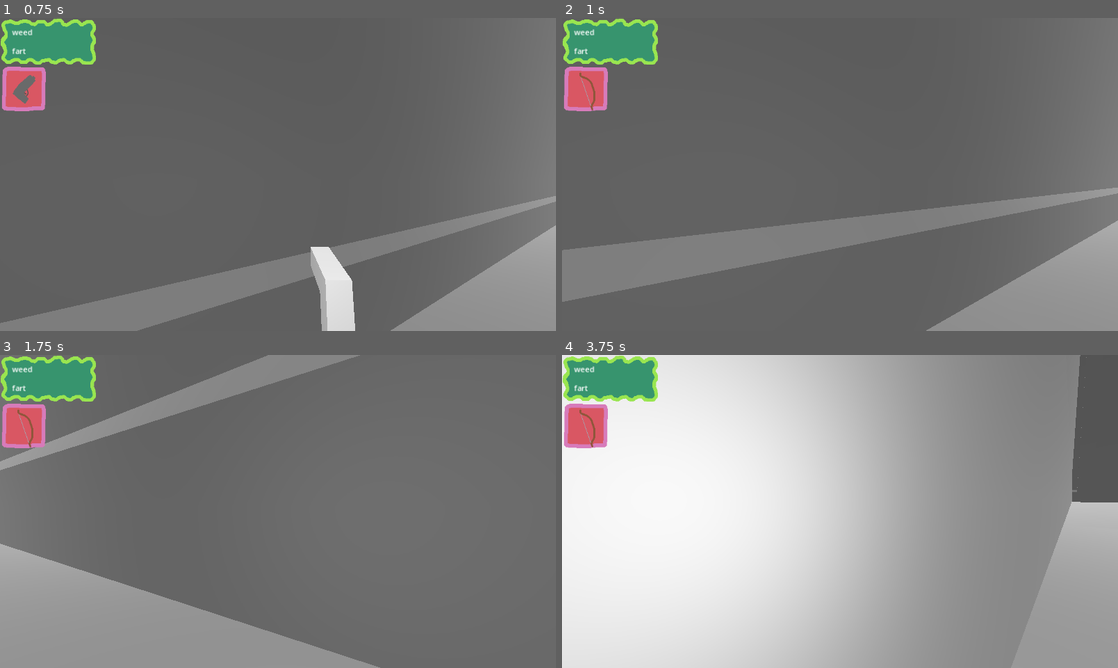
Above: before the commit, frames 1-4 (two rows, left to right).
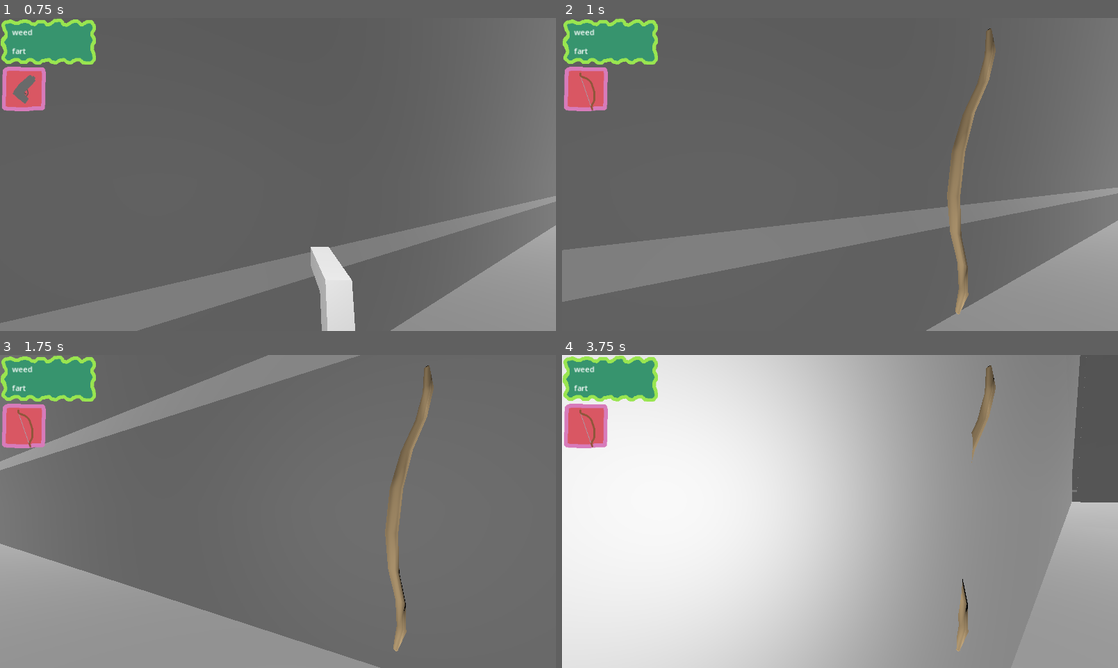
Above: after the commit, the same moments.

Repository: xXLarryTFVWXx/attack-of-the-war-fighter-inners
Game: Godot game, scene res://scenes/maps/bedroom.tscn
Two runs of this game, one before a commit and one after it. Both use one fixed random seed, a clock stepped at 60 frames per second and the inputs below.
Inputs (mouse positions are in pixels of both pictures, inside the frame that each line leads up to):
- Up to frame 1 (0.75 s): tap Enter at 0.5 s; move the mouse to (305, 174) at 0.52 s; hold W (goforward) from 0.53 s (still down); hold Right mouse button (action) from 0.53 s (still down)
- Up to frame 2 (1 s): keep holding W (goforward); keep holding Right mouse button (action); tap Space (jump) at 0.77 s; tap Mouse wheel down (switch_weap_down) at 0.8 s
- Up to frame 3 (1.75 s): keep holding W (goforward); move the mouse to (250, 511) at 1.27 s; release Right mouse button (action) at 1.28 s; tap Mouse wheel down (switch_weap_down) at 1.35 s; tap Space (jump) at 1.52 s; tap Mouse wheel up (switch_weap_up) at 1.55 s
- Up to frame 4 (3.75 s): keep holding W (goforward); move the mouse to (851, 505) at 2.02 s; hold Mouse wheel up (switch_weap_up) 2.03-2.78 s; right-click (851, 505) at 2.3 s; tap Space (jump) at 2.75, 3.02 s; move the mouse to (834, 517) at 2.77 s; right-click (834, 517) at 2.85 s; tap Mouse wheel down (switch_weap_down) at 3.05 s; tap Enter at 3.5 s; move the mouse to (878, 514) at 3.52 s; hold Ctrl (crouch) from 3.53 s (still down)

Frame 1 is identical in both runs. In frame 2, 1.7% of the frame differs, in the area x 69-78%, y 3-95%; in frame 3, 1.8%; in frame 4, 0.7%.

Commit message:
Bow shows up again.

Diff:
--- a/code/hud.gd
+++ b/code/hud.gd
@@ -1,8 +1,8 @@
 extends Control
 var ammo:Label
 var weap:TextureRect
-var ammoCount =0
-var ammoTop= 0
+var ammoCount = 0
+var ammoTop = 0
 func _ready():
 	ammo = $mainBox/Label as Label
 	weap = $mainBox/weaponBox/weapon as TextureRect
--- a/code/thePlayerOfTheGameThatIsBeingPlayed.gd
+++ b/code/thePlayerOfTheGameThatIsBeingPlayed.gd
@@ -162,16 +162,19 @@
 	weapons[weaponIndex].visible = false
 	if (dir != 0):
 		weaponIndex = (weaponIndex+dir)%len(weapons)
+	hand.remove_child(selectedWeapon)
 	selectedWeapon = weapons[weaponIndex]
 	selectedWeapon.visible = true
 	HUD.setIcon(selectedWeapon.image)
-	print("Weapon is now " + str(weaponIndex))
+	hand.add_child(selectedWeapon)
+	print("Weapon is now ", weaponIndex)
 
 func give_instance(weap):
 	var a = weap.instantiate()
 	a.visible = false
 	weapons.push_front(a)
 
+# for right now, only use this for setting the initial weapon.
 func set_equipped(weaponIDX=-1):
 	if weaponIDX == -1:
 		weaponIndex = 0
@@ -182,6 +185,7 @@
 	selectedWeapon = weapons[weaponIndex]
 	selectedWeapon.visible = true
 	hand.add_child(selectedWeapon)
+	print("showing weapon", weaponIndex)
 
 	HUD.setIcon(selectedWeapon.image)
 
--- a/code/weapons/bow.gd
+++ b/code/weapons/bow.gd
@@ -1,7 +1,8 @@
 extends Weapon
 class_name Bow
-var pull: float = 0.0
-var pulling: bool = false
+@onready var pull: float = 0.0
+@onready var pulling: bool = false
+var displayName = "Bow"
 @export var arrow:PackedScene
 @export var ammo = 10
 @export var maxammo = 10
